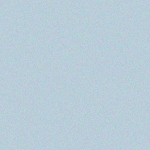
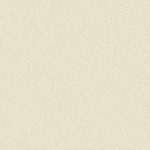
Layers edited between the first and the second 150px x 150px image:
pixels changed over bbox(0, 0, 150, 150) (layer not identified)
